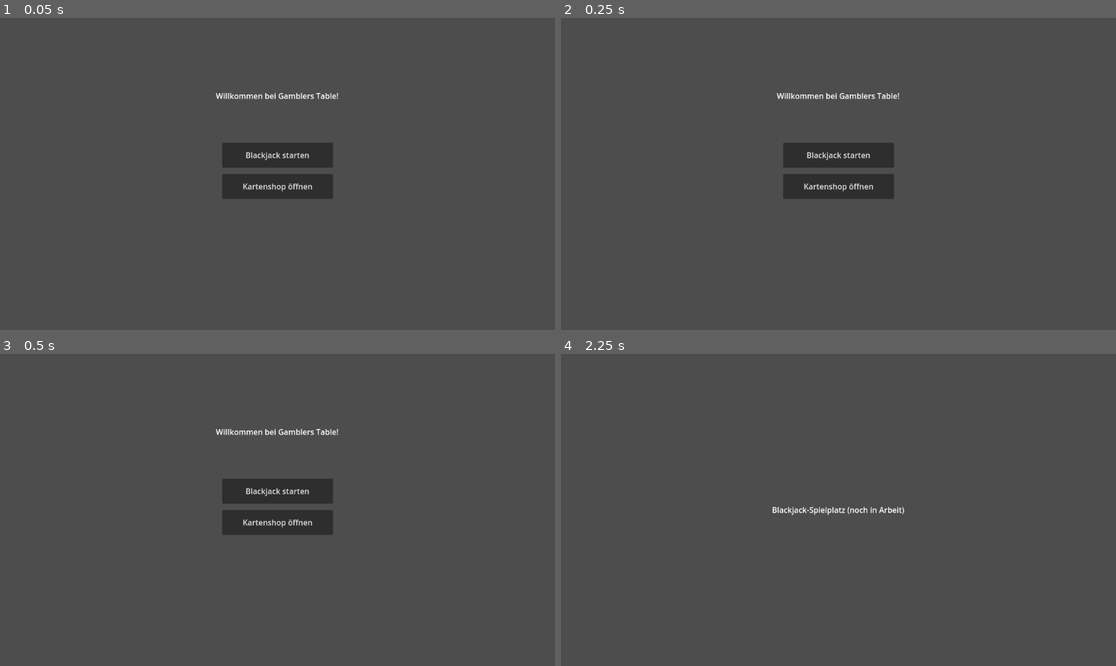
Above: before the commit, frames 1-4 (two rows, left to right).
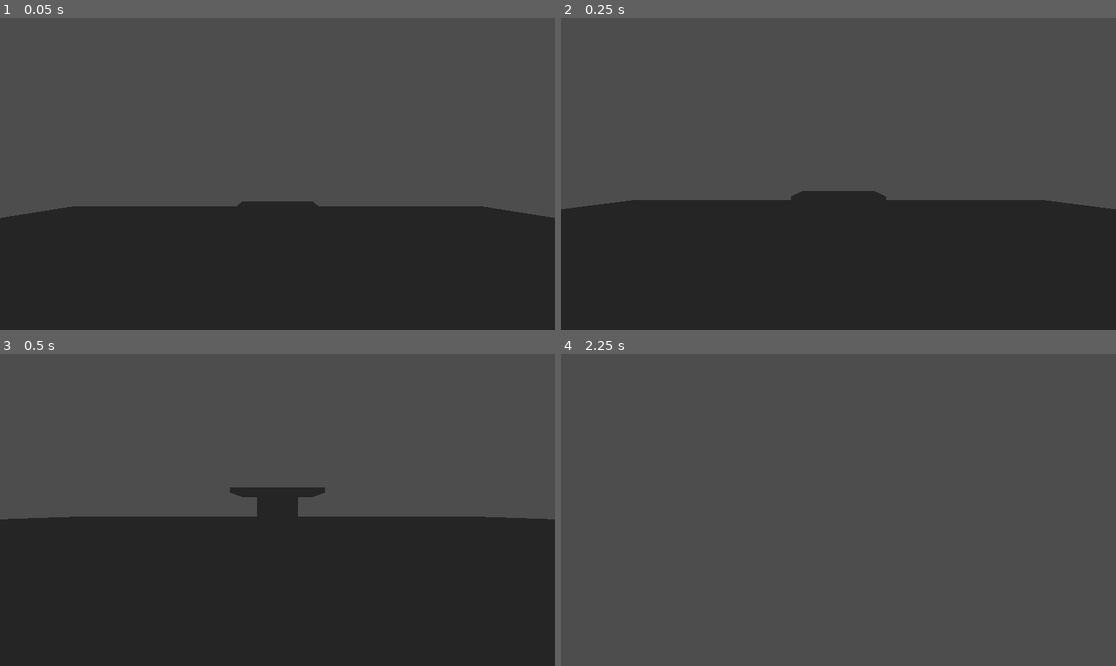
Above: after the commit, the same moments.

Repository: espam-clap/test1
Game: Godot game, scene res://scenes/blackjack.tscn
Same seed, same stepped clock (60 frames per second), same inputs: the game is played once before the commit and once after it. Before the commit the project starts from res://scenes/main.tscn.
Inputs (mouse positions are in pixels of both pictures, inside the frame that each line leads up to):
- Up to frame 1 (0.05 s): no input
- Up to frame 2 (0.25 s): no input
- Up to frame 3 (0.5 s): no input
- Up to frame 4 (2.25 s): tap Enter (ui_accept) at 0.5, 0.6, 0.77, 1.07, 1.35, 1.52, 1.82 s; move the mouse to (960, 494) at 0.52 s; hold Right (ui_right) 0.53-1.28 s; move the mouse to (727, 525) at 1.27 s; hold Down (ui_down) 1.28-2 s; click (838, 491) at 2 s, where only the run before the commit has a clickable "Blackjack starten"

The runs differ from the first frame. In frame 1, 43% of the frame differs, in the area x 0-100%, y 24-100%; in frame 2, 44%; in frame 3, 48%; in frame 4, 0.3%.

Commit message:
This commit implements a new 3D environment for the blackjack game, as you requested.
The key features implemented are:
- A new main scene (`world_3d.tscn`) that contains the 3D world.
- A first-person player controller (`player.tscn` and `player_controller.gd`) that allows movement with WASD and mouse look.
- A simple 3D representation of a blackjack table.
- An interaction system where walking up to the table triggers the 2D blackjack UI to appear as an overlay.
- A 'Back' button in the blackjack UI to return to the 3D world.
- The game is paused and the mouse cursor is managed correctly when switching between the 3D world and the 2D UI.

The project's main scene has been updated to launch directly into this new 3D world.

Diff:
--- /dev/null
+++ b/Spielsucht/default_env.tres
@@ -0,0 +1,6 @@
+[gd_resource type="Environment" load_steps=2 format=3 uid="uid://d1yv2w3k4x5f6"]
+
+[sub_resource type="Sky" id="Sky_abcde"]
+
+[resource]
+sky = SubResource("Sky_abcde")
--- a/Spielsucht/project.godot
+++ b/Spielsucht/project.godot
@@ -11,7 +11,7 @@
 [application]
 
 config/name="GamblersTable"
-run/main_scene="scenes/main.tscn"
+run/main_scene="scenes/world_3d.tscn"
 config/features=PackedStringArray("4.4")
 
 [rendering]
--- a/Spielsucht/scenes/blackjack.tscn
+++ b/Spielsucht/scenes/blackjack.tscn
@@ -1,14 +1,41 @@
-[gd_scene load_steps=2 format=3]
+[gd_scene load_steps=2 format=3 uid="uid://c7xqy8f6w5e4g"]
 
-[node name="Blackjack" type="Control"]
+[ext_resource type="Script" path="res://scripts/blackjack_ui.gd" id="1_vkw8a"]
+
+[node name="BlackjackUI" type="Control" node_paths=PackedStringArray("back_button")]
 anchor_right = 1.0
 anchor_bottom = 1.0
+script = ExtResource("1_vkw8a")
+back_button = NodePath("BackButton")
 
 [node name="Label" type="Label" parent="."]
+anchors_preset = 8
+anchor_left = 0.5
+anchor_top = 0.5
+anchor_right = 0.5
+anchor_bottom = 0.5
+offset_left = -208.0
+offset_top = -11.5
+offset_right = 208.0
+offset_bottom = 11.5
+grow_horizontal = 2
+grow_vertical = 2
 text = "Blackjack-Spielplatz (noch in Arbeit)"
-anchor_left = 0.3
-anchor_top = 0.4
-anchor_right = 0.7
-anchor_bottom = 0.6
 horizontal_alignment = 1
 vertical_alignment = 1
+
+[node name="BackButton" type="Button" parent="."]
+anchors_preset = 8
+anchor_left = 0.5
+anchor_top = 0.5
+anchor_right = 0.5
+anchor_bottom = 0.5
+offset_left = -75.0
+offset_top = 30.0
+offset_right = 75.0
+offset_bottom = 61.0
+grow_horizontal = 2
+grow_vertical = 2
+text = "Zurück zum Spiel"
+
+[connection signal="pressed" from="BackButton" to="." method="_on_back_button_pressed"]
--- /dev/null
+++ b/Spielsucht/scenes/player.tscn
@@ -0,0 +1,16 @@
+[gd_scene load_steps=4 format=3 uid="uid://b1x2y3z4a5b6"]
+
+[ext_resource type="Script" path="res://scripts/player_controller.gd" id="1_abcde"]
+
+[sub_resource type="CapsuleShape3D" id="CapsuleShape3D_fghij"]
+
+[node name="Player" type="CharacterBody3D"]
+script = ExtResource("1_abcde")
+
+[node name="CollisionShape3D" type="CollisionShape3D" parent="."]
+shape = SubResource("CapsuleShape3D_fghij")
+
+[node name="Head" type="Node3D" parent="."]
+transform = Transform3D(1, 0, 0, 0, 1, 0, 0, 0, 1, 0, 0.6, 0)
+
+[node name="Camera3D" type="Camera3D" parent="Head"]
--- /dev/null
+++ b/Spielsucht/scenes/world_3d.tscn
@@ -0,0 +1,61 @@
+[gd_scene load_steps=9 format=3 uid="uid://dpsvj8a78w7n7"]
+
+[ext_resource type="Environment" path="res://default_env.tres" id="1_abcde"]
+[ext_resource type="PackedScene" uid="uid://b1x2y3z4a5b6" path="res://scenes/player.tscn" id="2_fghij"]
+[ext_resource type="PackedScene" uid="uid://c7xqy8f6w5e4g" path="res://scenes/blackjack.tscn" id="3_klmno"]
+
+[sub_resource type="PlaneMesh" id="PlaneMesh_klmno"]
+size = Vector2(20, 20)
+
+[sub_resource type="BoxMesh" id="BoxMesh_abcde"]
+size = Vector3(2, 0.1, 1.5)
+
+[sub_resource type="CylinderMesh" id="CylinderMesh_fghij"]
+top_radius = 0.5
+bottom_radius = 0.5
+height = 0.75
+
+[sub_resource type="BoxShape3D" id="BoxShape3D_klmno"]
+size = Vector3(2, 0.1, 1.5)
+
+[sub_resource type="BoxShape3D" id="BoxShape3D_pqrst"]
+size = Vector3(3, 2, 2.5)
+
+
+[node name="World3D" type="Node3D"]
+
+[node name="WorldEnvironment" type="WorldEnvironment" parent="."]
+environment = ExtResource("1_abcde")
+
+[node name="Floor" type="MeshInstance3D" parent="."]
+mesh = SubResource("PlaneMesh_klmno")
+
+[node name="Player" parent="." instance=ExtResource("2_fghij")]
+transform = Transform3D(1, 0, 0, 0, 1, 0, 0, 0, 1, 0, 1, 0)
+
+[node name="BlackjackTable" type="StaticBody3D" parent="."]
+transform = Transform3D(1, 0, 0, 0, 1, 0, 0, 0, 1, 0, 0, -5)
+
+[node name="TableTop" type="MeshInstance3D" parent="BlackjackTable"]
+transform = Transform3D(1, 0, 0, 0, 1, 0, 0, 0, 1, 0, 0.75, 0)
+mesh = SubResource("BoxMesh_abcde")
+
+[node name="TableBase" type="MeshInstance3D" parent="BlackjackTable"]
+transform = Transform3D(1, 0, 0, 0, 1, 0, 0, 0, 1, 0, 0.375, 0)
+mesh = SubResource("CylinderMesh_fghij")
+
+[node name="CollisionShape3D" type="CollisionShape3D" parent="BlackjackTable"]
+transform = Transform3D(1, 0, 0, 0, 1, 0, 0, 0, 1, 0, 0.75, 0)
+shape = SubResource("BoxShape3D_klmno")
+
+[node name="InteractionArea" type="Area3D" parent="BlackjackTable"]
+
+[node name="CollisionShape3D" type="CollisionShape3D" parent="BlackjackTable/InteractionArea"]
+shape = SubResource("BoxShape3D_pqrst")
+
+[node name="BlackjackUI" parent="." instance=ExtResource("3_klmno")]
+visible = false
+
+[connection signal="body_entered" from="BlackjackTable/InteractionArea" to="Player" method="_on_interaction_area_body_entered"]
+
+[connection signal="game_exited" from="BlackjackUI" to="Player" method="_on_blackjack_game_exited"]
--- /dev/null
+++ b/Spielsucht/scripts/blackjack_ui.gd
@@ -0,0 +1,7 @@
+extends Control
+
+signal game_exited
+
+func _on_back_button_pressed():
+    game_exited.emit()
+    hide()
--- /dev/null
+++ b/Spielsucht/scripts/player_controller.gd
@@ -0,0 +1,58 @@
+extends CharacterBody3D
+
+@export var speed = 5.0
+@export var jump_velocity = 4.5
+@export var mouse_sensitivity = 0.002
+
+var blackjack_ui: Control
+
+# Get the gravity from the project settings to be synced with RigidBody nodes.
+var gravity = ProjectSettings.get_setting("physics/3d/default_gravity")
+
+func _ready():
+    Input.set_mouse_mode(Input.MOUSE_MODE_CAPTURED)
+    # Find the UI node when the player is ready.
+    # This assumes the scene structure is /root/World3D/BlackjackUI
+    blackjack_ui = get_node("/root/World3D/BlackjackUI")
+
+
+func _unhandled_input(event):
+    if get_tree().paused:
+        return
+    if event is InputEventMouseMotion:
+        rotate_y(-event.relative.x * mouse_sensitivity)
+        $Head/Camera3D.rotate_x(-event.relative.y * mouse_sensitivity)
+        $Head/Camera3D.rotation.x = clamp($Head/Camera3D.rotation.x, -PI/2, PI/2)
+
+func _physics_process(delta):
+    # Add the gravity.
+    if not is_on_floor():
+        velocity.y -= gravity * delta
+
+    # Handle Jump.
+    if Input.is_action_just_pressed("ui_accept") and is_on_floor():
+        velocity.y = jump_velocity
+
+    # Get the input direction and handle the movement/deceleration.
+    var input_dir = Input.get_vector("ui_left", "ui_right", "ui_up", "ui_down")
+    var direction = (transform.basis * Vector3(input_dir.x, 0, input_dir.y)).normalized()
+    if direction:
+        velocity.x = direction.x * speed
+        velocity.z = direction.z * speed
+    else:
+        velocity.x = move_toward(velocity.x, 0, speed)
+        velocity.z = move_toward(velocity.z, 0, speed)
+
+    move_and_slide()
+
+func _on_interaction_area_body_entered(body):
+    if body == self:
+        get_tree().paused = true
+        Input.set_mouse_mode(Input.MOUSE_MODE_VISIBLE)
+        if blackjack_ui:
+            blackjack_ui.show()
+
+func _on_blackjack_game_exited():
+    get_tree().paused = false
+    Input.set_mouse_mode(Input.MOUSE_MODE_CAPTURED)
+    # The UI hides itself via its own script.
